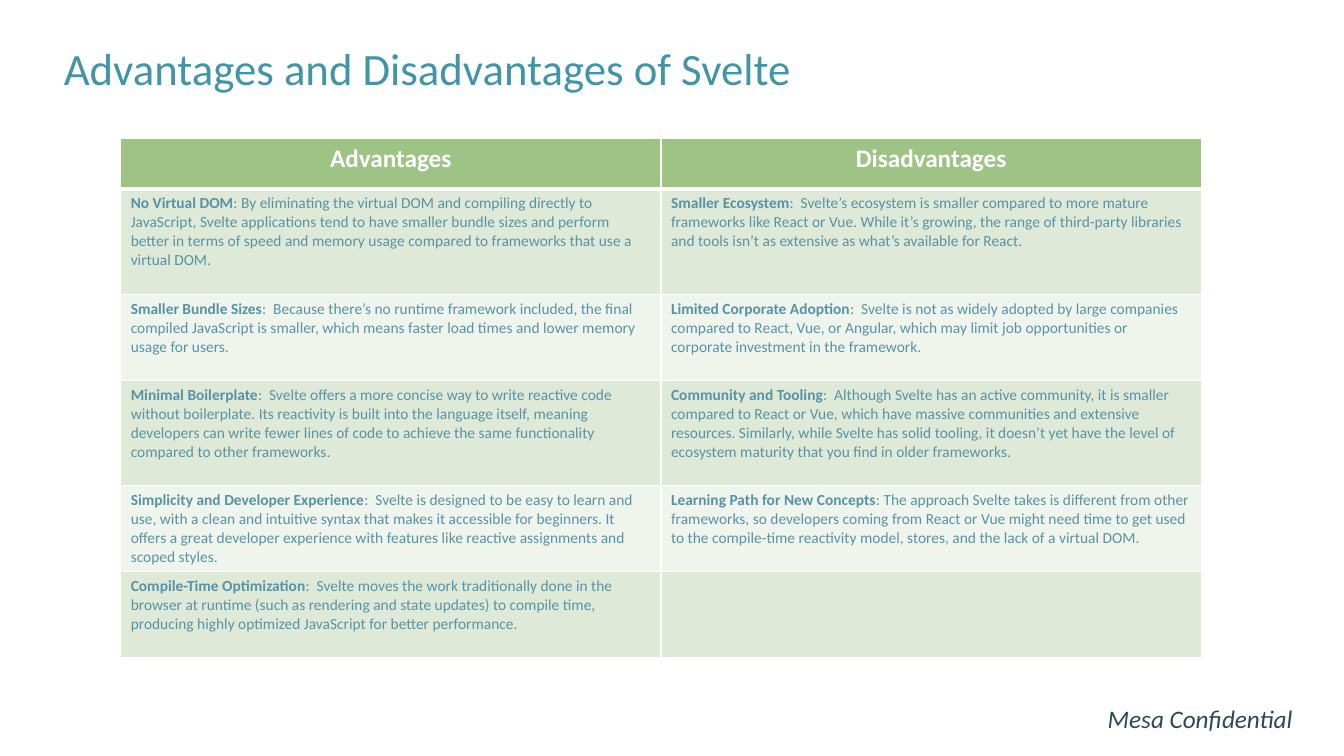
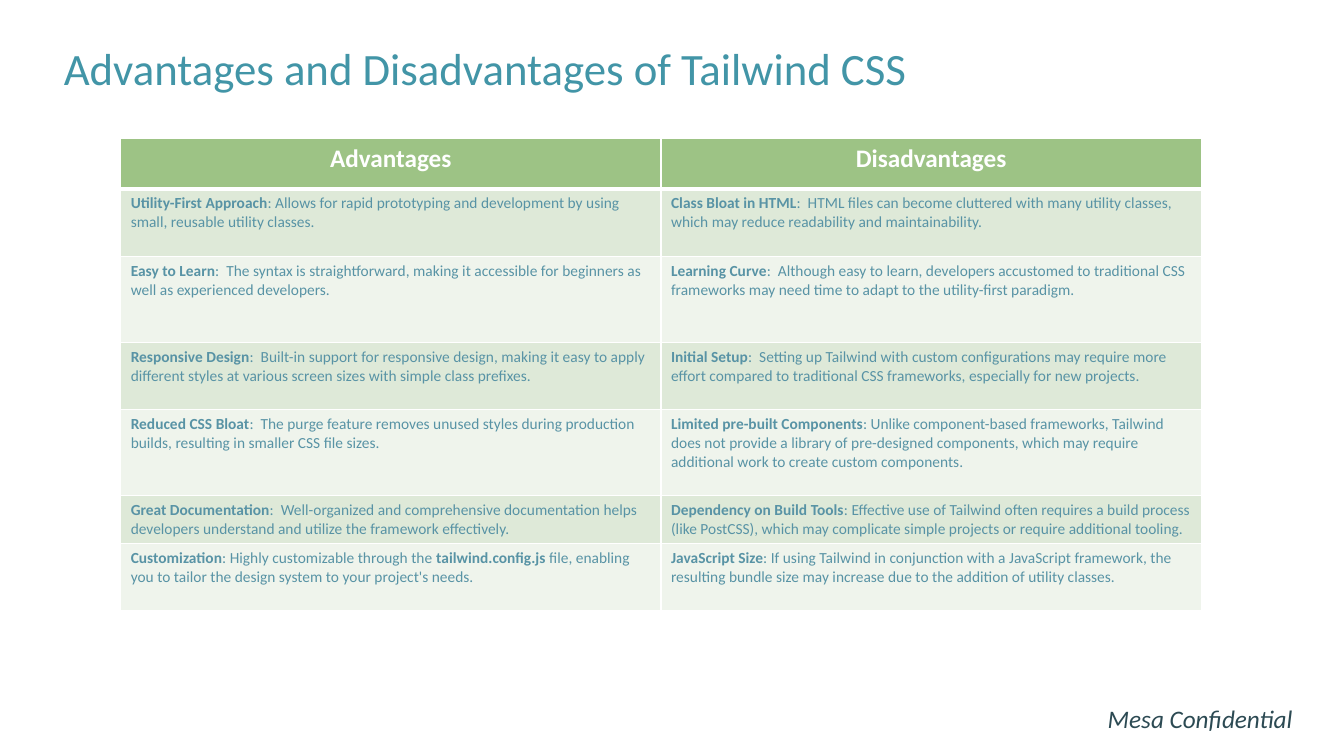
Before and after one commit to hunghpham/MVP-Application-Sensor-Telemetry-System, a slide deck: slide 4 of Power Point Slides/Tailwind vs Bootstrap.pptx. Drawn at 1344x756 pixels with LibreOffice and Linux fonts; fonts in the diff are those of the drawing; background and template pictures are left out. Boxes give left, top, right and bottom in pixels: in the first picture for what was removed or moved away, otherwise in the second. Text is boxed around its words. In the diff, an @@ line names an element or a change of style, - is before the commit and + after.

Commit message:
-Add updated and completed all power point slides for each technology used in the MVP project discussing their tradeoffs and benefit for us -Move sensor_simulator program into docker so everything runs at once when building docker compose, no need to run it after anymore -Update README.md file to have proper markdowns

```diff
--- a/Power Point Slides/Tailwind vs Bootstrap.pptx
+++ b/Power Point Slides/Tailwind vs Bootstrap.pptx
@@ title at [64,54,906,93]: text changed @@
-Advantages and Disadvantages of Svelte
+Advantages and Disadvantages of Tailwind CSS
@@ table at [121,139,1202,620] @@
-row 2: No Virtual DOM: By eliminating the virtual DOM and compiling directly to JavaScript, Svelte applications tend to have smaller bundle sizes and perform better in terms of speed and memory usage compared to frameworks that use a virtual DOM. | Smaller Ecosystem: Svelte’s ecosystem is smaller compared to more mature frameworks like React or Vue. While it’s growing, the range of third-party libraries and tools isn’t as extensive as what’s available for React.
-row 3: Smaller Bundle Sizes: Because there’s no runtime framework included, the final compiled JavaScript is smaller, which means faster load times and lower memory usage for users. | Limited Corporate Adoption: Svelte is not as widely adopted by large companies compared to React, Vue, or Angular, which may limit job opportunities or corporate investment in the framework.
-row 4: Minimal Boilerplate: Svelte offers a more concise way to write reactive code without boilerplate. Its reactivity is built into the language itself, meaning developers can write fewer lines of code to achieve the same functionality compared to other frameworks. | Community and Tooling: Although Svelte has an active community, it is smaller compared to React or Vue, which have massive communities and extensive resources. Similarly, while Svelte has solid tooling, it doesn’t yet have the level of ecosystem maturity that you find in older frameworks.
-row 5: Simplicity and Developer Experience: Svelte is designed to be easy to learn and use, with a clean and intuitive syntax that makes it accessible for beginners. It offers a great developer experience with features like reactive assignments and scoped styles. | Learning Path for New Concepts: The approach Svelte takes is different from other frameworks, so developers coming from React or Vue might need time to get used to the compile-time reactivity model, stores, and the lack of a virtual DOM.
-row 6: Compile-Time Optimization: Svelte moves the work traditionally done in the browser at runtime (such as rendering and state updates) to compile time, producing highly optimized JavaScript for better performance. | 
+row 2: Utility-First Approach: Allows for rapid prototyping and development by using small, reusable utility classes. | Class Bloat in HTML: HTML files can become cluttered with many utility classes, which may reduce readability and maintainability.
+row 3: Easy to Learn: The syntax is straightforward, making it accessible for beginners as well as experienced developers. | Learning Curve: Although easy to learn, developers accustomed to traditional CSS frameworks may need time to adapt to the utility-first paradigm.
+row 4: Responsive Design: Built-in support for responsive design, making it easy to apply different styles at various screen sizes with simple class prefixes. | Initial Setup: Setting up Tailwind with custom configurations may require more effort compared to traditional CSS frameworks, especially for new projects.
+row 5: Reduced CSS Bloat: The purge feature removes unused styles during production builds, resulting in smaller CSS file sizes. | Limited pre-built Components: Unlike component-based frameworks, Tailwind does not provide a library of pre-designed components, which may require additional work to create custom components.
+row 6: Great Documentation: Well-organized and comprehensive documentation helps developers understand and utilize the framework effectively. | Dependency on Build Tools: Effective use of Tailwind often requires a build process (like PostCSS), which may complicate simple projects or require additional tooling.
+row 7: Customization: Highly customizable through the tailwind.config.js file, enabling you to tailor the design system to your project's needs. | JavaScript Size: If using Tailwind in conjunction with a JavaScript framework, the resulting bundle size may increase due to the addition of utility classes.
```
Also in this commit, not shown: 4 other slides changed, 3 slides added, 2 slides removed, 19 other files.
